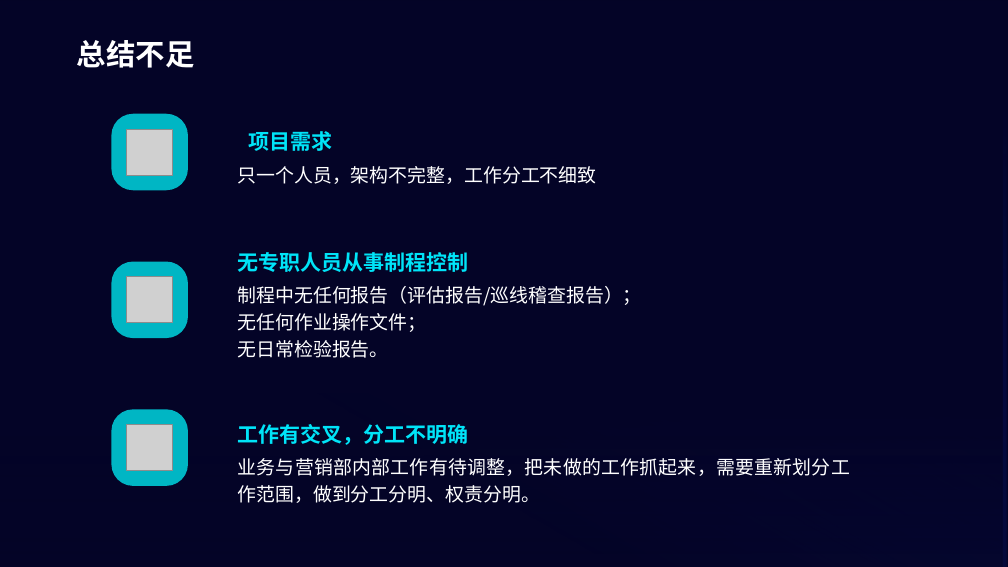
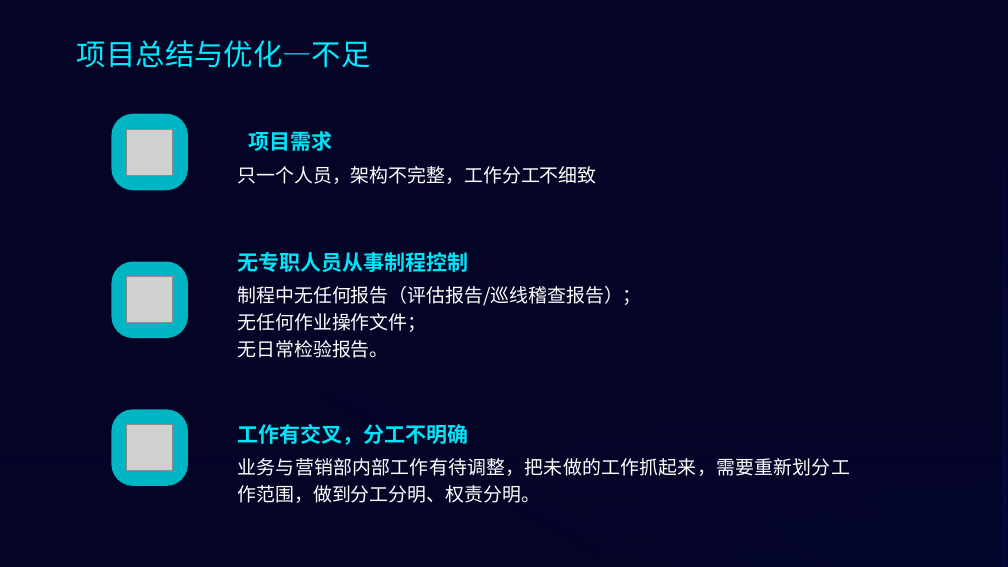
Before and after one commit to lioming/bigdat_exe, a slide deck: slide 12 of 五天天气查询项目答辩_李明珍_6组.pptx (slide 14 before the commit). Drawn at 1008x567 pixels with LibreOffice and Linux fonts; fonts in the diff are those of the drawing; grey boxes stand for pictures; background and template pictures are left out. Boxes give left, top, right and bottom in pixels: in the first picture for what was removed or moved away, otherwise in the second. Text is boxed around its words. In the diff, an @@ line names an element or a change of style, - is before the commit and + after.

```diff
--- a/五天天气查询项目答辩_李明珍_6组.pptx
+++ b/五天天气查询项目答辩_李明珍_6组.pptx
@@ text at <box>77,40,371,68</box>: text changed; font Cabin to Noto Sans CJK SC; text colour #FFFFFF to #00ECFE; bold off @@
-总结不足
+项目总结与优化—不足
```
Also in this commit, not shown: 6 other slides changed, 4 slides added, 2 slides removed.
